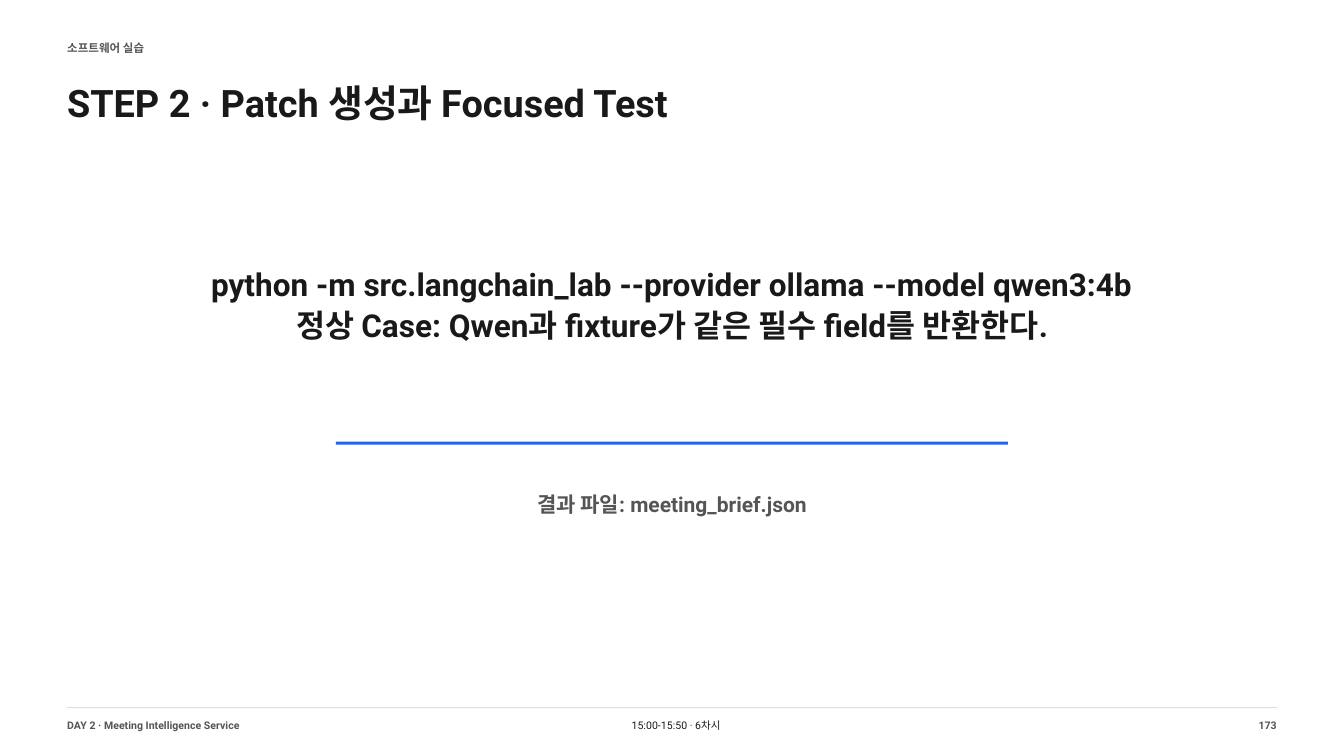
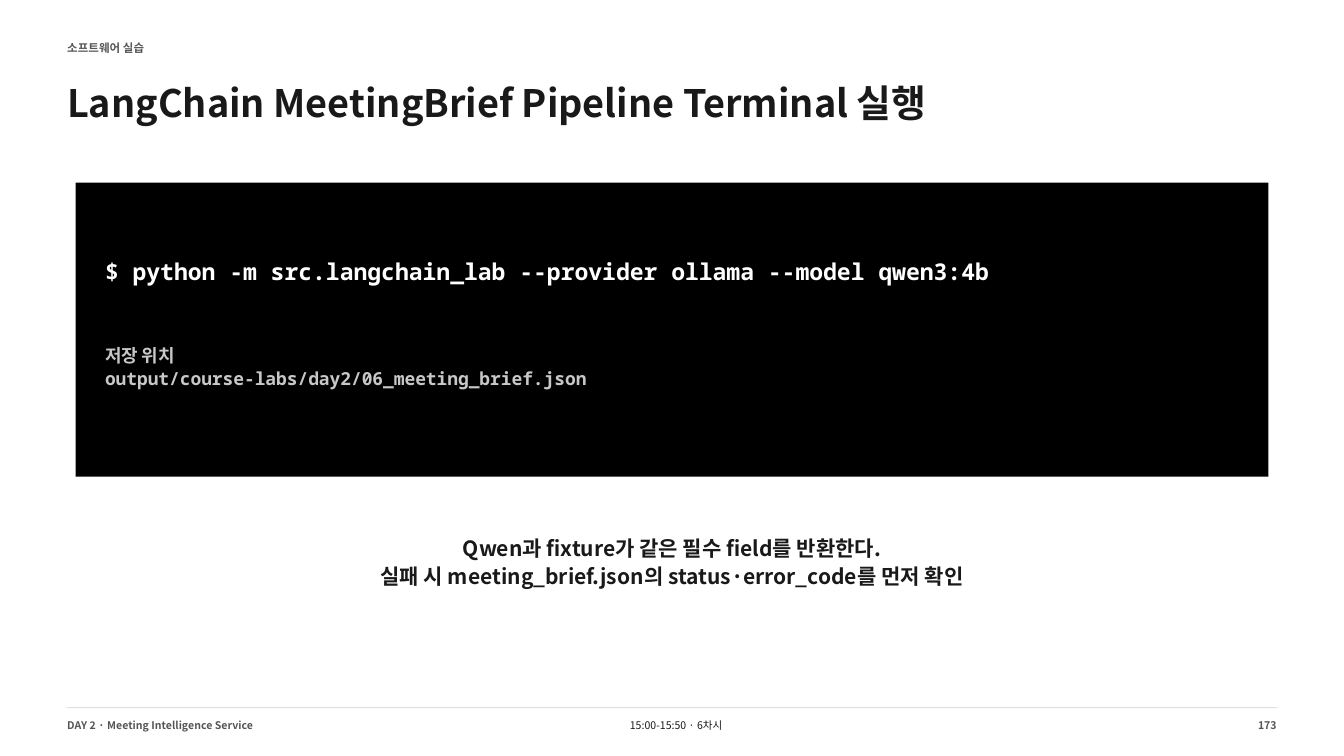
Before and after one commit to smilesjcha/llm-agent-and-workflow-automation, a slide deck: slide 173 of slides/IPA_LLM_Agent_업무자동화_Day2_DRAFT_240p.pptx. Drawn at 1344x756 pixels with LibreOffice and Linux fonts; fonts in the diff are those of the drawing. Boxes give left, top, right and bottom in pixels: in the first picture for what was removed or moved away, otherwise in the second. Text is boxed around its words. In the diff, an @@ line names an element or a change of style, - is before the commit and + after.

```diff
--- a/slides/IPA_LLM_Agent_업무자동화_Day2_DRAFT_240p.pptx
+++ b/slides/IPA_LLM_Agent_업무자동화_Day2_DRAFT_240p.pptx
@@ text at <box>67,85,927,126</box>: text changed; font Roboto to Noto Sans CJK KR @@
-STEP 2 · Patch 생성과 Focused Test
+LangChain MeetingBrief Pipeline Terminal 실행
@@ rectangle added at <box>76,182,1268,477</box>, fill #000000 @@
@@ text at <box>133,262,989,286</box>: text changed; size 22.5 to 16.5 pt; font Roboto to Noto Sans Mono; text colour #191919 to #FFFFFF @@
-python -m src.langchain_lab --provider ollama --model qwen3:4b
-정상 Case: Qwen과 fixture가 같은 필수 field를 반환한다.
+$ python -m src.langchain_lab --provider ollama --model qwen3:4b
@@ text at <box>105,347,587,390</box>: text changed; size 15 to 12.8 pt; font Roboto to Noto Sans Mono; text colour #555555 to #C7C7C7 @@
-결과 파일: meeting_brief.json
+저장 위치
+output/course-labs/day2/06_meeting_brief.json
@@ line removed from (336, 444) to (1008, 444) @@
@@ text added at <box>380,538,964,589</box>, 15 pt, text #191919, bold @@
+Qwen과 fixture가 같은 필수 field를 반환한다.
+실패 시 meeting_brief.json의 status·error_code를 먼저 확인
@@ font Roboto to Noto Sans CJK KR in 3 elements at <box>67,720,253,732</box>, <box>630,720,722,730</box>, <box>1258,721,1277,729</box> @@
```
Also in this commit, not shown: 213 other slides changed, 26 slides added, 26 slides removed, 13 other files.
